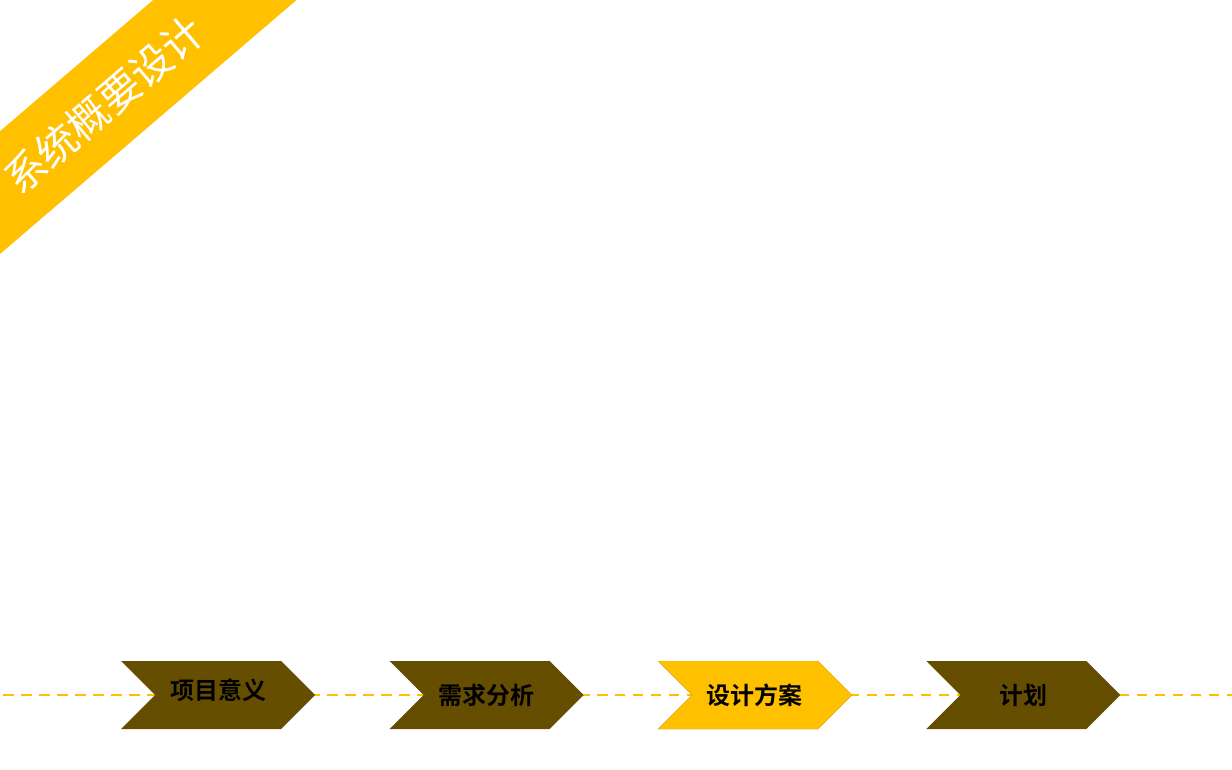
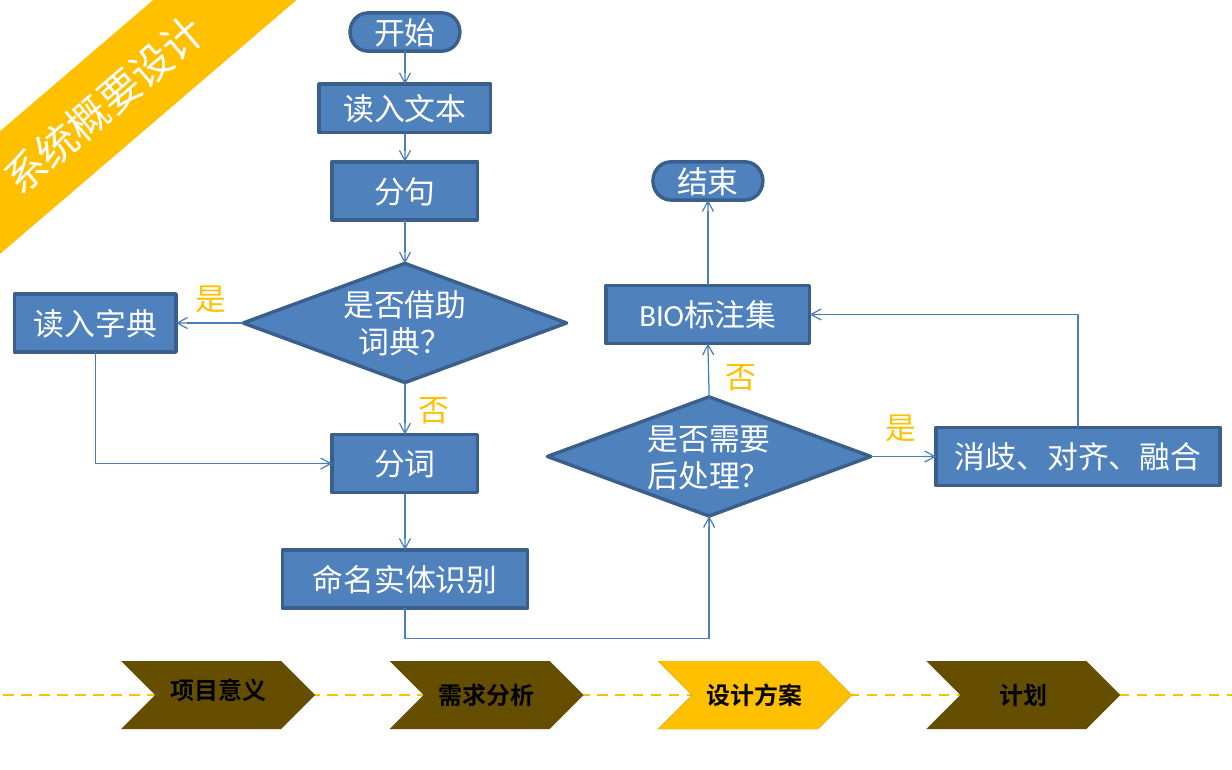
Before and after one commit to yyHaker/NamedEntityRecognition, a slide deck: slide 16 of files/report/projectreport/PPT模板/毕业答辩——yyhaker.pptx (slide 15 before the commit). Drawn at 1232x770 pixels with LibreOffice and Linux fonts; fonts in the diff are those of the drawing; background and template pictures are left out. Boxes give left, top, right and bottom in pixels: in the first picture for what was removed or moved away, otherwise in the second. Text is boxed around its words. In the diff, an @@ line names an element or a change of style, - is before the commit and + after.

```diff
--- a/files/report/projectreport/PPT模板/毕业答辩——yyhaker.pptx
+++ b/files/report/projectreport/PPT模板/毕业答辩——yyhaker.pptx
@@ pill shape added at bbox=[350, 14, 460, 52], fill #4F81BD, outline #3A5F8C 2 pt, 18 pt, text #FFFFFF @@
+开始
@@ arrow added from (405, 52) to (405, 84), #4B7EBC 0.75 pt @@
@@ rectangle added at bbox=[319, 84, 490, 132], fill #4F81BD, outline #3A5F8C 2 pt, 18 pt, text #FFFFFF @@
+读入文本
@@ arrow added from (405, 133) to (405, 161), #4B7EBC 0.75 pt @@
@@ rectangle added at bbox=[333, 161, 478, 219], fill #4F81BD, outline #3A5F8C 2 pt, 18 pt, text #FFFFFF @@
+分句
@@ pill shape added at bbox=[653, 161, 763, 200], fill #4F81BD, outline #3A5F8C 2 pt, 18 pt, text #FFFFFF @@
+结束
@@ arrow added from (708, 286) to (708, 200), #4B7EBC 0.75 pt @@
@@ arrow added from (405, 221) to (405, 264), #4B7EBC 0.75 pt @@
@@ diamond added at bbox=[243, 264, 567, 383], fill #4F81BD, outline #3A5F8C 2 pt, 18 pt, text #FFFFFF @@
+是否借助词典？
@@ rectangle added at bbox=[15, 294, 176, 352], fill #4F81BD, outline #3A5F8C 2 pt, 18 pt, text #FFFFFF @@
+读入字典
@@ text added at bbox=[195, 285, 226, 313], 18 pt, text #FFC000 @@
+是
@@ rectangle added at bbox=[606, 286, 809, 344], fill #4F81BD, outline #3A5F8C 2 pt, 18 pt, text #FFFFFF @@
+BIO标注集
@@ arrow added from (243, 323) to (176, 323), #4B7EBC 0.75 pt @@
@@ elbow arrow added from (1078, 428) to (809, 314), #4B7EBC 0.75 pt @@
@@ elbow arrow added from (95, 352) to (333, 463), #4B7EBC 0.75 pt @@
@@ arrow added from (710, 397) to (708, 344), #4B7EBC 0.75 pt @@
@@ arrow added from (405, 383) to (405, 435), #4B7EBC 0.75 pt @@
@@ text added at bbox=[725, 364, 756, 391], 18 pt, text #FFC000 @@
+否
@@ text added at bbox=[419, 397, 450, 424], 18 pt, text #FFC000 @@
+否
@@ diamond added at bbox=[547, 397, 871, 516], fill #4F81BD, outline #3A5F8C 2 pt, 18 pt, text #FFFFFF @@
+是否需要后处理？
@@ text added at bbox=[885, 414, 916, 442], 18 pt, text #FFC000 @@
+是
@@ rectangle added at bbox=[333, 435, 478, 493], fill #4F81BD, outline #3A5F8C 2 pt, 18 pt, text #FFFFFF @@
+分词
@@ rectangle added at bbox=[936, 428, 1220, 485], fill #4F81BD, outline #3A5F8C 2 pt, 18 pt, text #FFFFFF @@
+消歧、对齐、融合
@@ arrow added from (871, 457) to (936, 457), #4B7EBC 0.75 pt @@
@@ arrow added from (405, 493) to (405, 549), #4B7EBC 0.75 pt @@
@@ elbow arrow added from (405, 609) to (710, 516), #4B7EBC 0.75 pt @@
@@ rectangle added at bbox=[282, 549, 527, 607], fill #4F81BD, outline #3A5F8C 2 pt, 18 pt, text #FFFFFF @@
+命名实体识别
```
Also in this commit, not shown: 8 other slides changed, 10 slides added, 7 other files.
